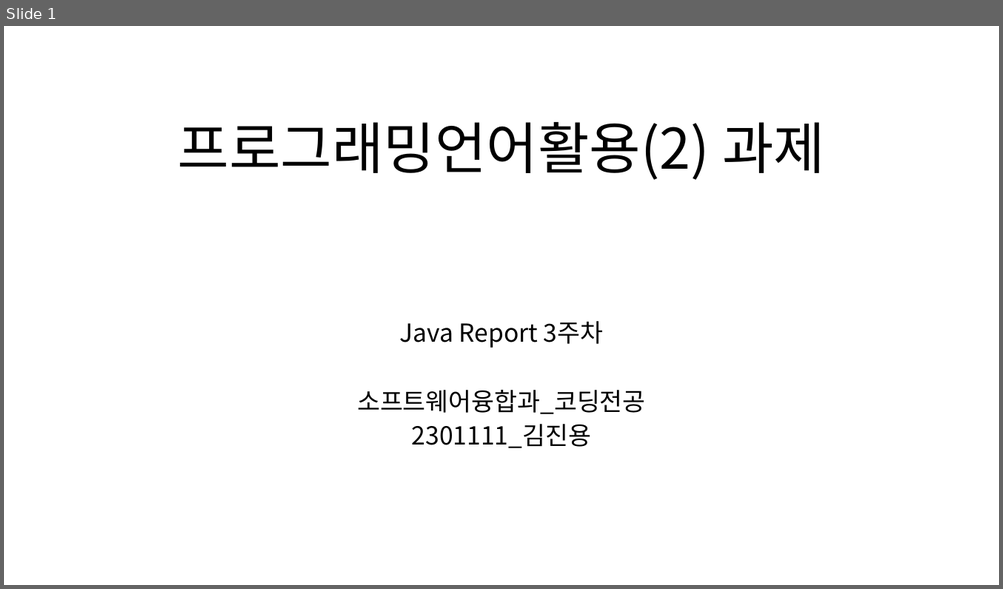
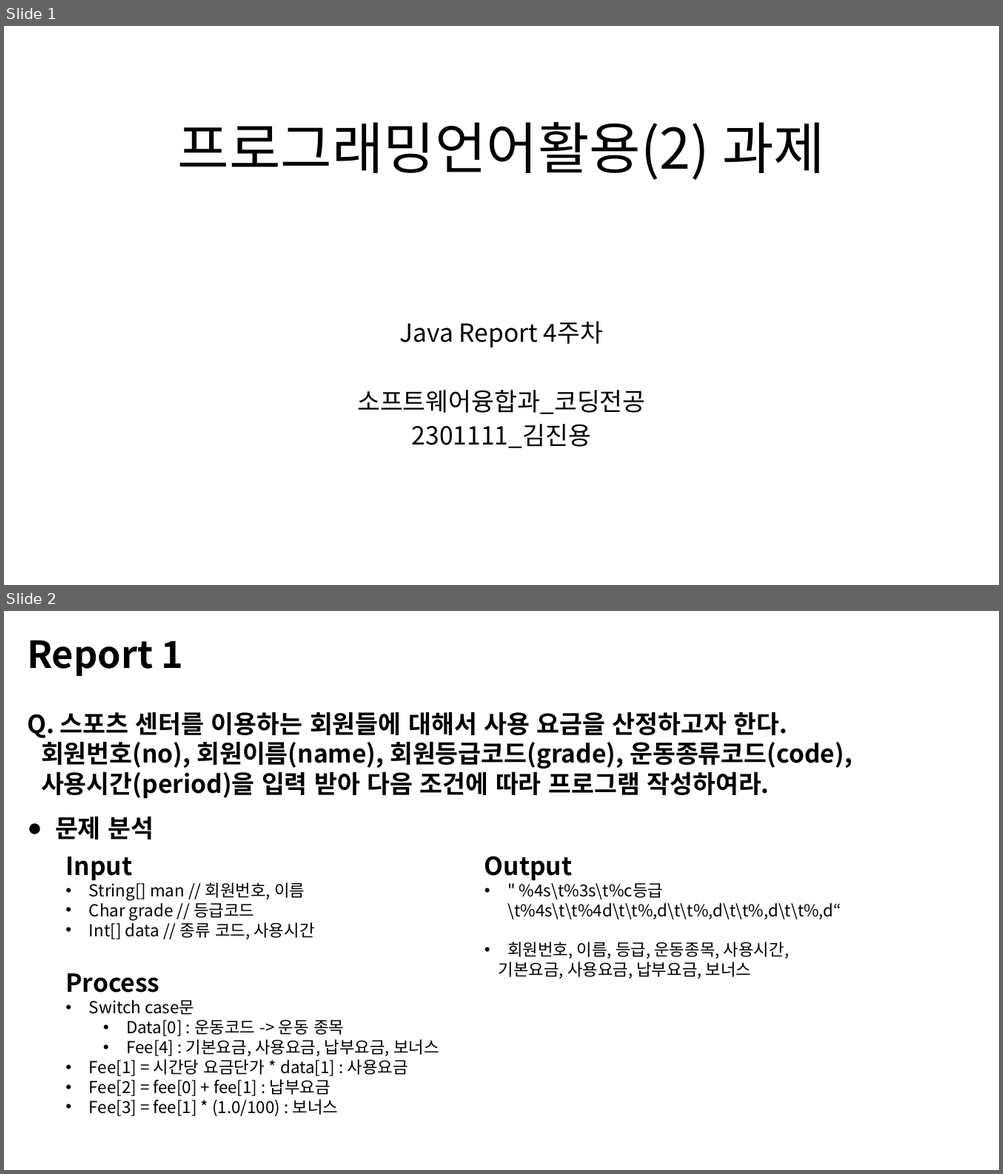
Before and after one commit to MDR-Evan/KBU-ProgrammingLanguageUtilization2, a slide deck: KBU Java 2/Report/R_Week4/4차-김진용-2301111.pptx. Shown one above the other, each under a label of ours: slide 1 before the commit, slides 1 and 2 after it. The pictures are 1003x589 and 1003x1174 pixels, drawn with LibreOffice and Linux fonts; fonts in the diff are those of the drawing. Boxes give left, top, right and bottom in pixels: in the first picture for what was removed or moved away, otherwise in the second. Text is boxed around its words. In the diff, an @@ line names an element or a change of style, - is before the commit and + after.

```diff
--- a/KBU Java 2/Report/R_Week4/4차-김진용-2301111.pptx
+++ b/KBU Java 2/Report/R_Week4/4차-김진용-2301111.pptx
@@ slide 2 added at [4,611,999,1170], background #FFFFFF @@
@@ text added at [27,640,184,676], 36 pt, text #000000, bold @@
+Report 1
@@ text added at [27,712,852,799], 24 pt, text #000000, bold @@
+Q. 스포츠 센터를 이용하는 회원들에 대해서 사용 요금을 산정하고자 한다.
+회원번호(no), 회원이름(name), 회원등급코드(grade), 운동종류코드(code),
+사용시간(period)을 입력 받아 다음 조건에 따라 프로그램 작성하여라.
@@ text added at [55,817,153,840], 24 pt, text #000000, bold @@
+● 문제 분석
@@ text added at [65,857,314,940], 16 pt, text #000000 @@
+Input
+• String[] man // 회원번호, 이름
+• Char grade // 등급코드
+• Int[] data // 종류 코드, 사용시간
@@ text added at [484,856,841,979], 16 pt, text #000000 @@
+Output
+• " %4s\t%3s\t%c등급\t%4s\t\t%4d\t\t%,d\t\t%,d\t\t%,d\t\t%,d“
+• 회원번호, 이름, 등급, 운동종목, 사용시간,
+기본요금, 사용요금, 납부요금, 보너스
@@ text added at [65,974,439,1117], 16 pt, text #000000 @@
+Process
+• Switch case문
+  • Data[0] : 운동코드 -> 운동 종목
+  • Fee[4] : 기본요금, 사용요금, 납부요금, 보너스
+• Fee[1] = 시간당 요금단가 * data[1] : 사용요금
+• Fee[2] = fee[0] + fee[1] : 납부요금
+• Fee[3] = fee[1] * (1.0/100) : 보너스
@@ slide 1 changed as well @@
@@ subtitle at [400,321,603,348]: text changed @@
-Java Report 3주차
+Java Report 4주차
```
Also in this commit, not shown: 3 other slides added, 7 slides removed, 1 other file.
